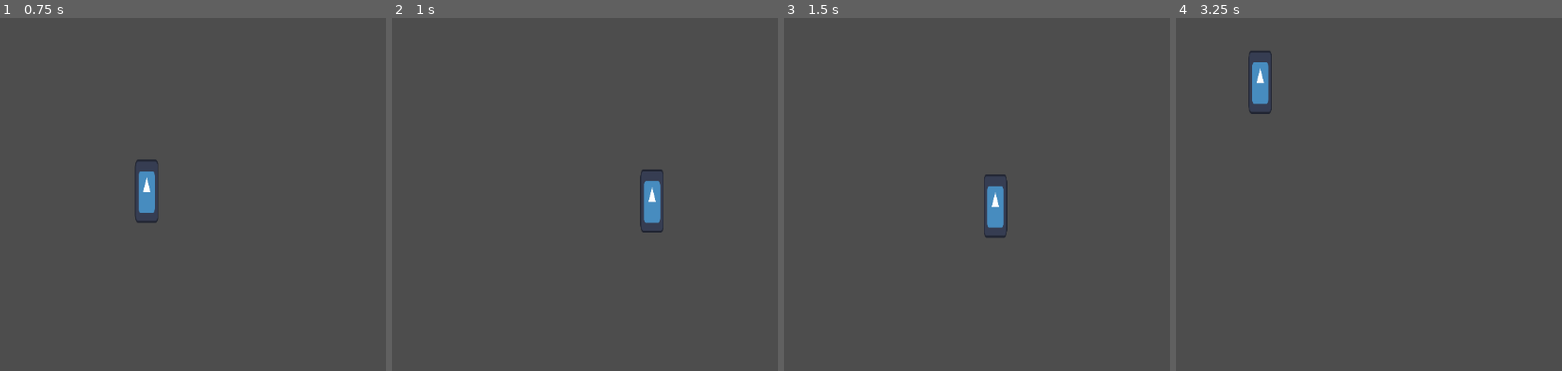
Above: before the commit, frames 1-4 (left to right).
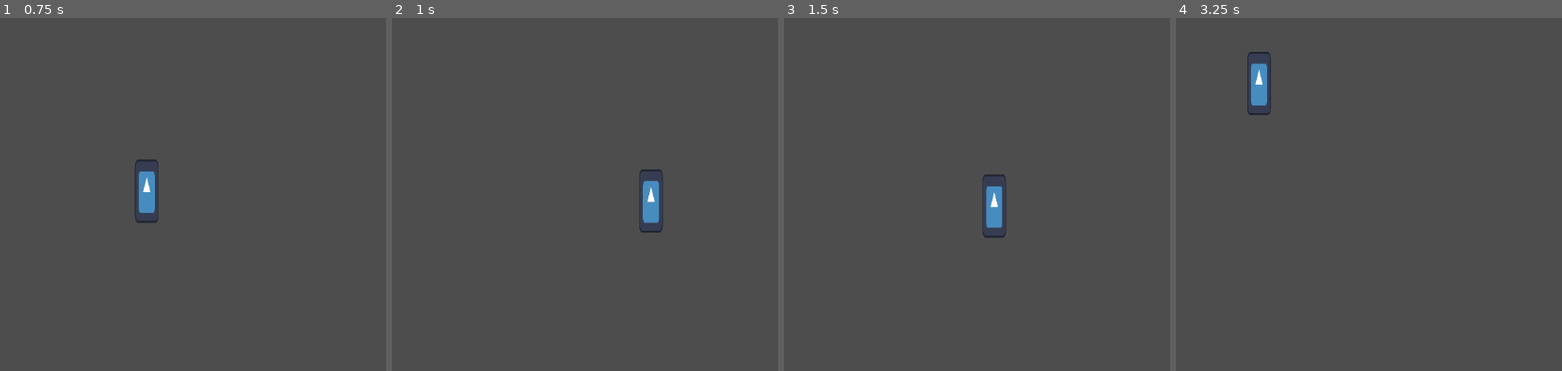
Above: after the commit, the same moments.

Repository: CR1SI/Project-W
Game: Godot game, scene res://player.tscn
The game is run twice, just before and just after one commit, with the same random seed, the same clock (stepped at 60 frames per second) and the same inputs. The project has no main scene, so this scene is started directly. The engine's default icon, where the game draws it, is replaced by a stand-in: a white triangle on a blue panel in a dark square.
Inputs (mouse positions are in pixels of both pictures, inside the frame that each line leads up to):
- Up to frame 1 (0.75 s): tap Enter at 0.5 s; move the mouse to (250, 208) at 0.52 s; hold D (right) from 0.53 s (still down); hold Shift (dodge) from 0.53 s (still down)
- Up to frame 2 (1 s): keep holding D (right); keep holding Shift (dodge)
- Up to frame 3 (1.5 s): move the mouse to (outside the picture) at 1.27 s; release D (right) at 1.28 s; release Shift (dodge) at 1.28 s; hold S (down) from 1.28 s (still down); tap Shift (dodge) at 1.35 s
- Up to frame 4 (3.25 s): move the mouse to (1338, 138) at 2.02 s; release S (down) at 2.03 s; hold D (right) 2.03-2.78 s; hold Shift (dodge) 2.03-2.78 s; move the mouse to (1226, 314) at 2.77 s; hold W (up) from 2.78 s (still down); tap Shift (dodge) at 2.85 s

Frame 1 is identical in both runs. In frame 2, 0.2% of the frame differs, in the area x 64-71%, y 42-61%; in frame 3, 0.2%; in frame 4, 0.4%, in the area x 18-25%, y 9-28%.

Commit message:
chaged velocity to lerp.

Diff:
--- a/walk_state.gd
+++ b/walk_state.gd
@@ -5,6 +5,7 @@
 @onready var dodge: dodge_state = $"../dodge"
 
 @export var player_speed: float = 500.0 #we can set speed here or in the player script, but here we can see it. @export allows to be edited in the side panel.
+@export var acceleration: float = 50.0
 
 func Enter() -> void:
 	pass
@@ -16,7 +17,7 @@
 	if player.direction == Vector2.ZERO: #if we stop walking/no direction we return idle.
 		return idle
 
-	player.velocity = (player.direction).normalized() * player_speed #.normalized allows for the diagnoal velocity to be equal to the horizontal and vertical.
+	player.velocity = player.velocity.lerp((player.direction).normalized() * player_speed, acceleration * _delta) #.normalized allows for the diagnoal velocity to be equal to the horizontal and vertical.
 	return null
 
 func Physics(_delta: float) -> State:
